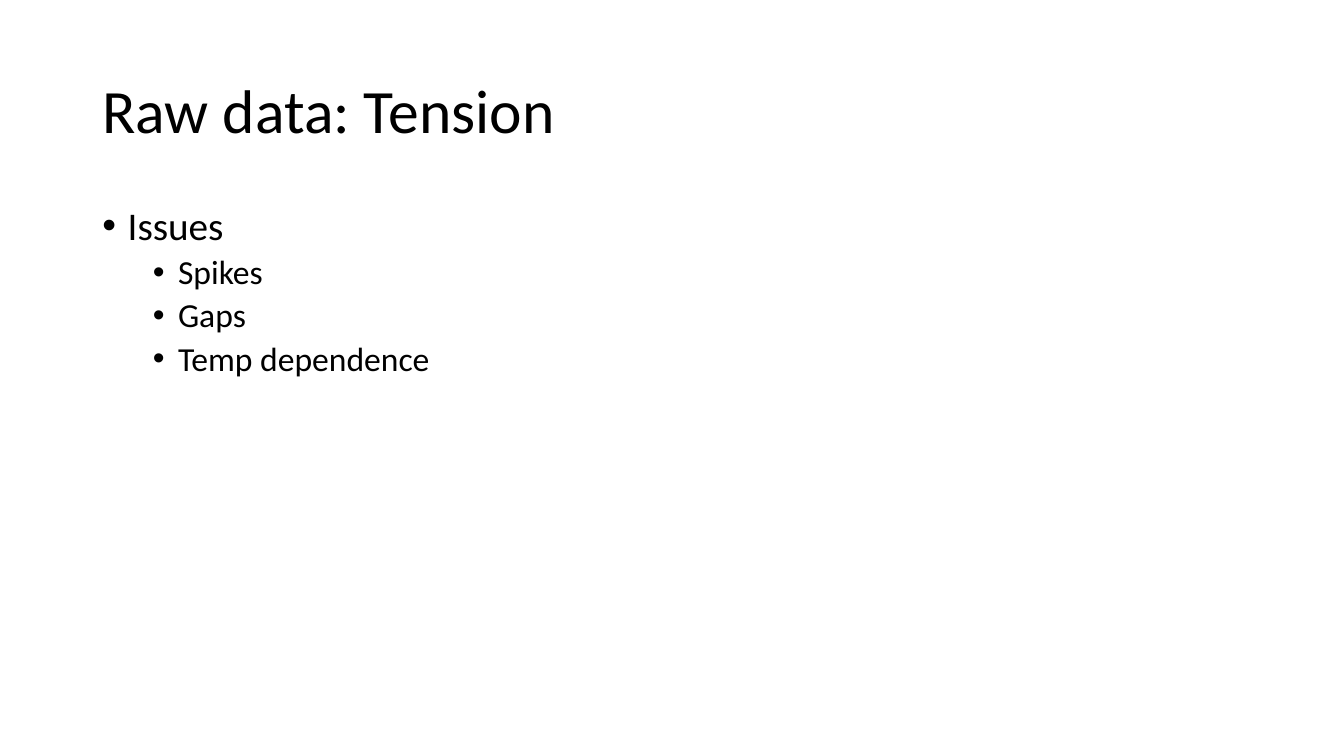
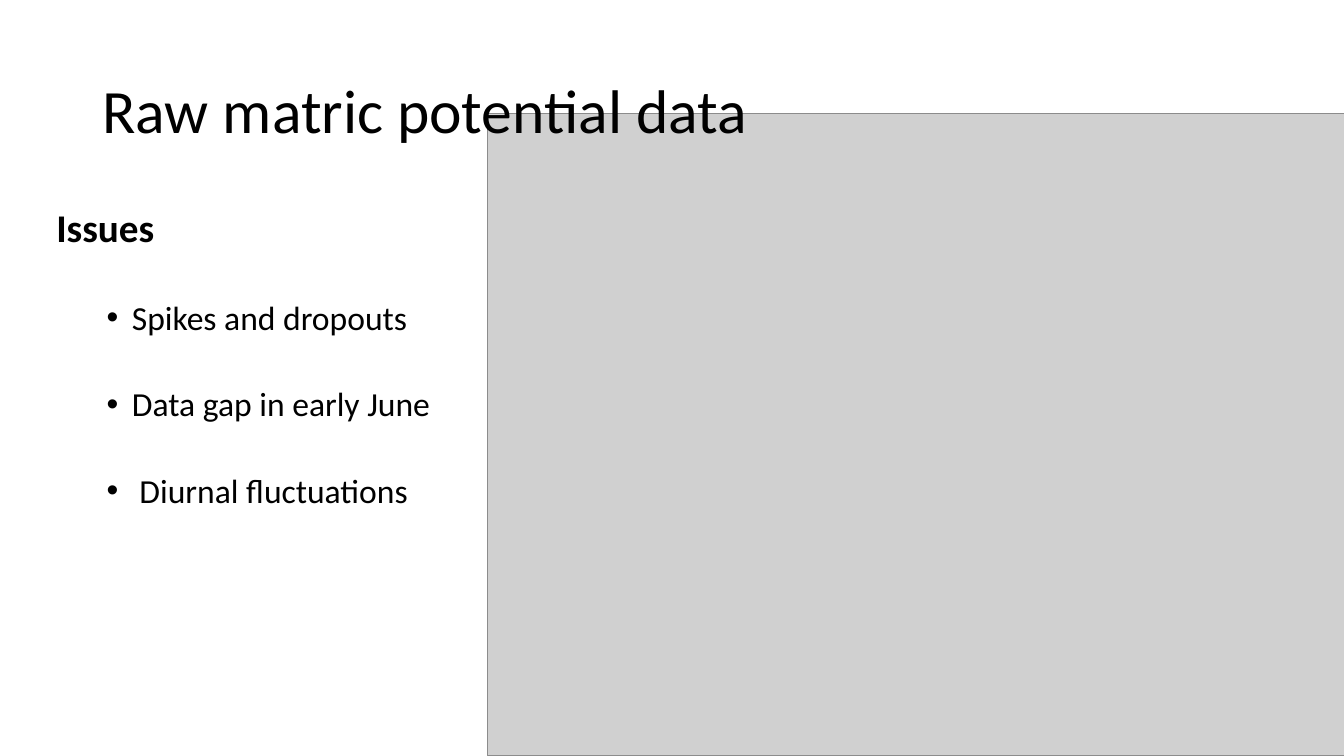
Before and after one commit to jbshuler/GEOS397, a slide deck: slide 9 of Homework/Final Project/GEO597_TermProject_Shuler.pptx (slide 7 before the commit). Drawn at 1344x756 pixels with LibreOffice and Linux fonts; fonts in the diff are those of the drawing; grey boxes stand for pictures. Boxes give left, top, right and bottom in pixels: in the first picture for what was removed or moved away, otherwise in the second. Text is boxed around its words. In the diff, an @@ line names an element or a change of style, - is before the commit and + after.

```diff
--- a/Homework/Final Project/GEO597_TermProject_Shuler.pptx
+++ b/Homework/Final Project/GEO597_TermProject_Shuler.pptx
@@ title at [102,82,747,148]: text changed @@
-Raw data: Tension
+Raw matric potential data
@@ picture added at [487,114,1344,756] @@
@@ text "Issues": place and size @@
-text "Issues" at [128,215,429,377]
+text "Issues" at [56,216,430,504]
@@ text at [56,216,154,243]: bold on in "Issues"; bullet • to none @@
@@ text at [132,306,430,504]: text changed @@
-  • Spikes
-  • Gaps
-  • Temp dependence
+  • Spikes and dropouts
+  • Data gap in early June
+  • Diurnal fluctuations
```
Also in this commit, not shown: 5 other slides changed, 12 slides added, 11 slides removed, 31 other files.
